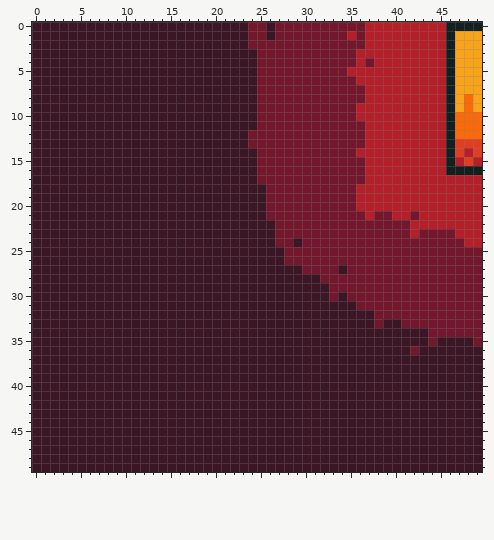
A pixel-art file gets an edit: assets/images/walls/ground-curve-right-top.aseprite. The picture above was drawn from the file before the commit.
50x50 pixels, 1 frame.
After:
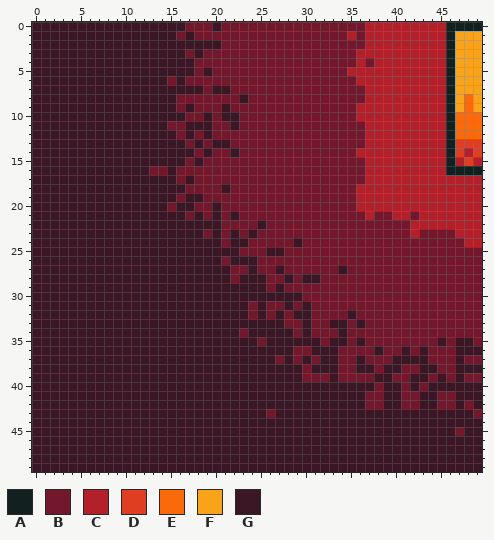
Palette (. is transparent): A #122020  B #73172d  C #b4202a  D #df3e23  E #fa6a0a  F #f9a31b  G #3b1725
From old to new:
Layer "tile-ground_curve-left_top":
Colour G becomes colour B in row 0 at x 17 to 19, 21 to 23 and 26; in row 1 at x 16, 18 to 23 and 26; in row 2 at x 21 to 23; in row 3 at x 17 and 19 to 24; in row 4 at x 18 to 24; in row 5 at x 18 and 20 to 24.
Colour G becomes colour B in row 6 at x 15 and 17 to 24; in row 7 at x 19 and 22 to 24; in row 8 at x 16 to 22 and 24; in row 9 at x 16, 18 to 20 and 22 to 24; in row 10 at x 17 to 18, 20 and 23 to 24; in row 11 at x 15 to 16, 20 to 21 and 23 to 24.
Colour G becomes colour B in row 12 at x 16, 18 and 20 to 23; in row 13 at x 17, 19 and 22 to 23; in row 14 at x 18, 20 to 21 and 23 to 24; in row 15 at x 17 and 19 to 24; in row 16 at x 13 to 14 and 16 to 24; in row 17 at x 16 and 18 to 24.
Colour G becomes colour B in row 18 at x 17 to 20 and 22 to 25; in row 19 at x 16 and 19 to 25; in row 20 at x 15, 18 to 19 and 21 to 25; in row 21 at x 17, 19, 21 and 23 to 25; in row 22 at x 21 to 24 and 26; in row 23 at x 19, 21, 23 and 25 to 26.
Colour G becomes colour B in row 24 at x 21 and 24 to 26; in row 25 at x 23 to 25; in row 26 at x 21 and 25 to 27; in row 27 at x 22 to 23, 25 to 26 and 28 to 29; in row 28 at x 22, 26 to 27 and 29; in row 29 at x 26 and 28 to 32.
Colour G becomes colour B in row 30 at x 30 to 32 and 34; in row 31 at x 24, 26 to 27, 29 and 31 to 35; in row 32 at x 24, 26, 28, 31 to 34 and 36 to 37; in row 33 at x 28 to 29, 31 to 32, 35, 37 and 39 to 40; in row 34 at x 23, 29, 31 to 33 and 35 to 43; in row 35 at x 25, 32, 35, 37 to 43 and 46.
Colour G becomes colour B in row 36 at x 29 to 30, 34 to 37, 39 to 40 and 44 to 46; in row 37 at x 27, 29, 31, 34 to 35, 37 to 39, 44 to 46 and 48 to 49; in row 38 at x 30, 34 to 35, 38, 41 to 42 and 45 to 46; in row 39 at x 30 to 32, 34 to 37, 40 to 41, 44, 46 and 48 to 49; in row 40 at x 38, 41 and 43; in row 41 at x 37 to 38, 41 to 42 and 45 to 46.
Colour G becomes colour B in row 42 at x 37 to 38, 41 to 42, 45 to 46 and 48; in row 43 at x 26 and 49; in row 45 at x 47.
Boxes around the changes in both pictures, in picture pixels (x1, y1, x2, y2):
changed: (149, 22, 482, 436)
